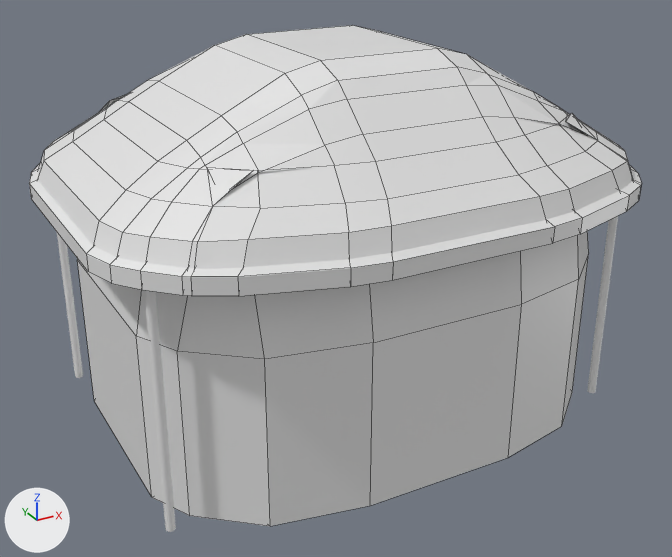
The Blender file Scuba Steve Game/Assets/Models/Buildings/HUT.blend: old version first, new version second.
The view is the same before and after, from a 50 mm lens placed at (-11.72, -21.43, 14.42), pointed at (-0.23, -0.53, 3.97). Lighting does not change. The marker at lower left points along +X, +Y and +Z. Mesh edges are drawn as thin lines on the coarser meshes.
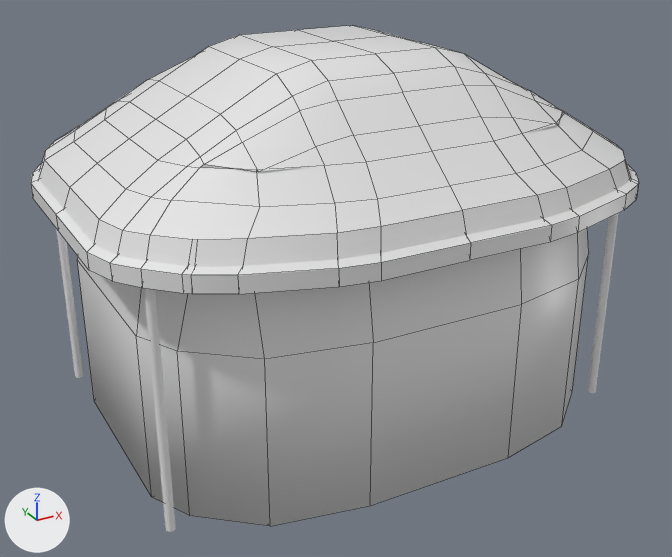
Location of each change, [x1, y1, x2, y2] in pixels of the pictures (672 x 557 px):
'Cube.002', reshaped: before [29, 25, 641, 296]; after [31, 25, 639, 294]
part 1 of me_cube, shading changed: [77, 231, 589, 526] in both

The change, as a list of edits to the scene's bpy script:
```text
Change me_cube:
    where me_cube.from_pydata(...)  # 84 vertices, 76 faces; spans x -1.61..1.62, y -1.29..1.36, z -1.31..0.61
    used by ob_cube; location = (0.0, 0.0, 2.45); scale = (-4.06, -4.06, -4.06)
    me_cube part 1: all faces are now shaded smooth (76 of 76 changed)
Change me_cube_002:
    used by ob_cube_002; location = (0.0, 0.0, 0.15); scale = (-4.06, -4.06, -4.06)
    remove me_cube_002.from_pydata(...)  # 384 vertices, 386 faces; spans x -1.85..1.86, y -1.53..1.56, z -2.52..-1.57
    add me_cube_002.from_pydata(...)  # 418 vertices, 400 faces; spans x -1.85..1.85, y -1.53..1.53, z -2.52..-1.57
    me_cube_002 part 2: 228 vertices moved from x -1.85..1.86, y -1.53..1.56, z -2.52..-1.57 to x -1.85..1.85, y -1.53..1.5, z -2.52..-1.57; 47 vertices removed from x -1.42..1.45, y -1.42..1.56, z -2.38..-1.57; 89 vertices added at x -1.44..1.44, y -1.5..1.53, z -2.46..-1.57
```
